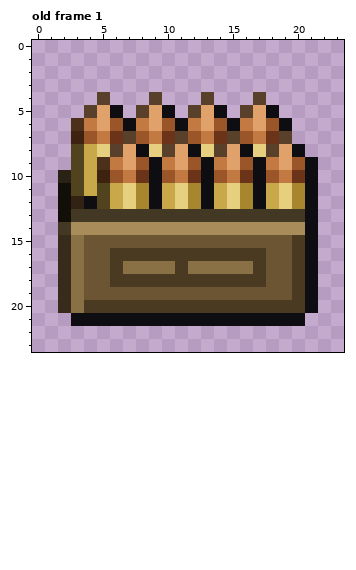
Pixel-art file -- arte/fuentes/iconos_tienda.aseprite. That is the earlier state.
24x24 pixels, 14 frames. Colours within 5 levels of each other are drawn and written as one. Shown: old frame 1. The commit also changed other frames, which this record leaves out.
New version:
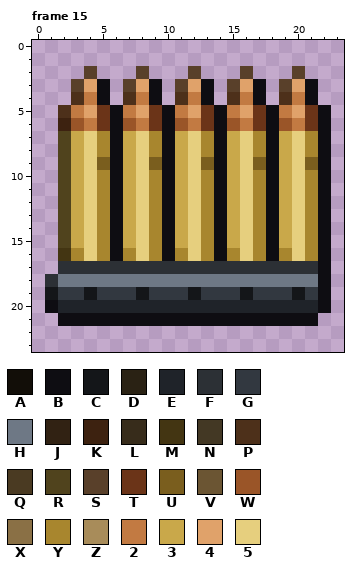
Palette (. is transparent): A #120e08  B #0e0d12  C #141619  D #2a2214  E #1f2329  F #2c3035  G #323840  H #6e7885  J #312213  K #3d2210  L #372c1b  M #433512  N #433824  P #4d301a  Q #4a3a22  R #50431d  S #59402a  T #6b3418  U #7a5e1e  V #6b5533  W #9a5528  X #8a7045  Y #a8862e  Z #a88c5a  2 #c27a42  3 #c9a84a  4 #e0a26a  5 #e6cf7e
A new or re-ordered frame is compared with the old frame closest to it.
Difference:
frames 14 -> 19
Changed rows in their new state; - is an unchanged pixel.
Frame 15 is new; against old frame 1:
first column x 1:
 2 ---S---S---S---S---S--
 3 --S4B-S4B-S4B-S4B-S4B-
 4 --P2B-P2B-P2B-P2B-P2B-
 5 -P24T-24T-24T-24T-24TB
 6 -KW-TBW-TBW-TBW-TBW2TB
 7 -R35YB35YB35YB35YB35YB
 8 -R35YB35YB35YB35YB35YB
 9 -R35UB35UB35UB35UB35UB
10 -R35YB35YB35YB35YB35YB
11 -R35YB35YB35YB35YB35YB
12 -R35YB35YB35YB35YB35YB
13 -R35YB35YB35YB35YB35YB
14 -R35YB35YB35YB35YB35YB
15 -R35YB35YB35YB35YB35YB
16 -MY5YBY5YBY5YBY5YBY5YB
17 -FFFFFFFFFFFFFFFFFFFFB
18 FHHHHHHHHHHHHHHHHHHHHB
19 CGGCGGGCGGGCGGGCGGGCGB
20 BEEEEEEEEEEEEEEEEEEEEB
21 -B------------------B-
